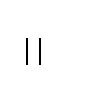
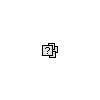
The second w=100, h=100 image is a revision of the first. Changes to its layers:
added layer "レイヤー 9" above "レイヤー 6" over [42, 43, 58, 58]
hid "レイヤー 3" over [26, 38, 41, 65]
